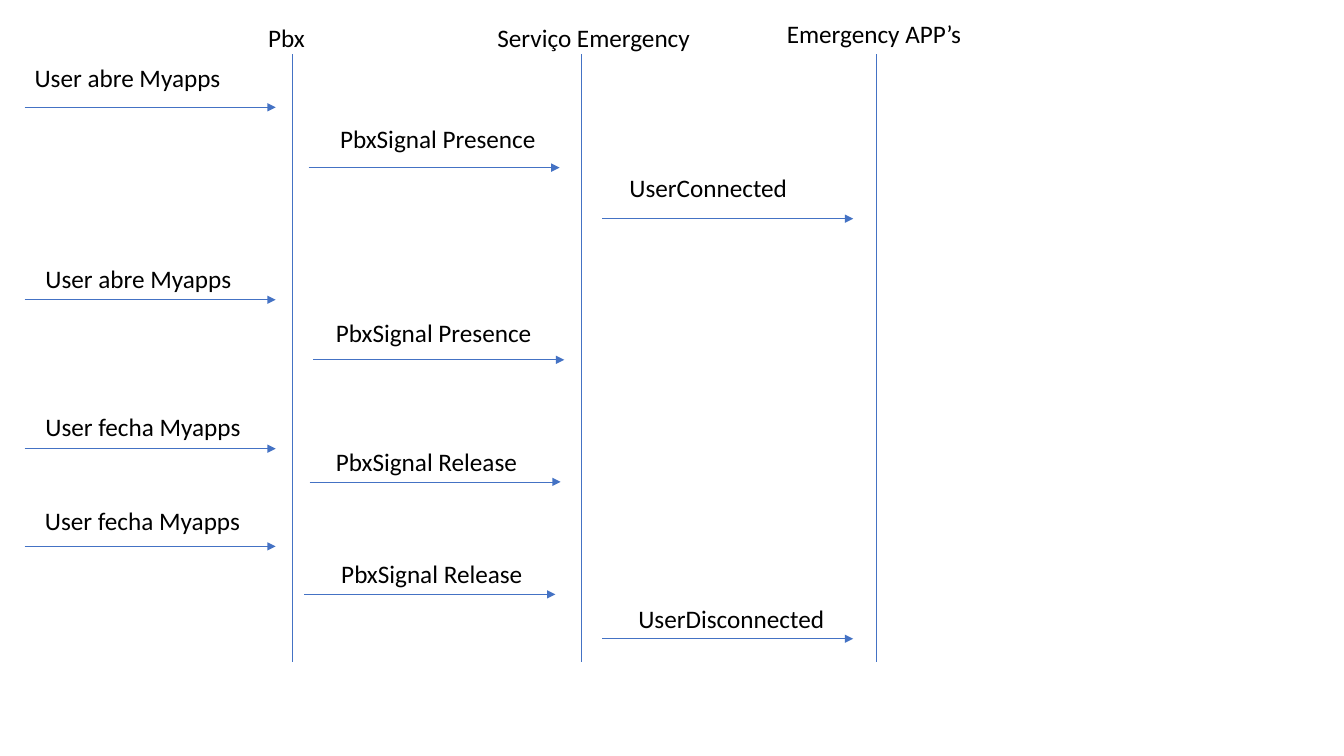
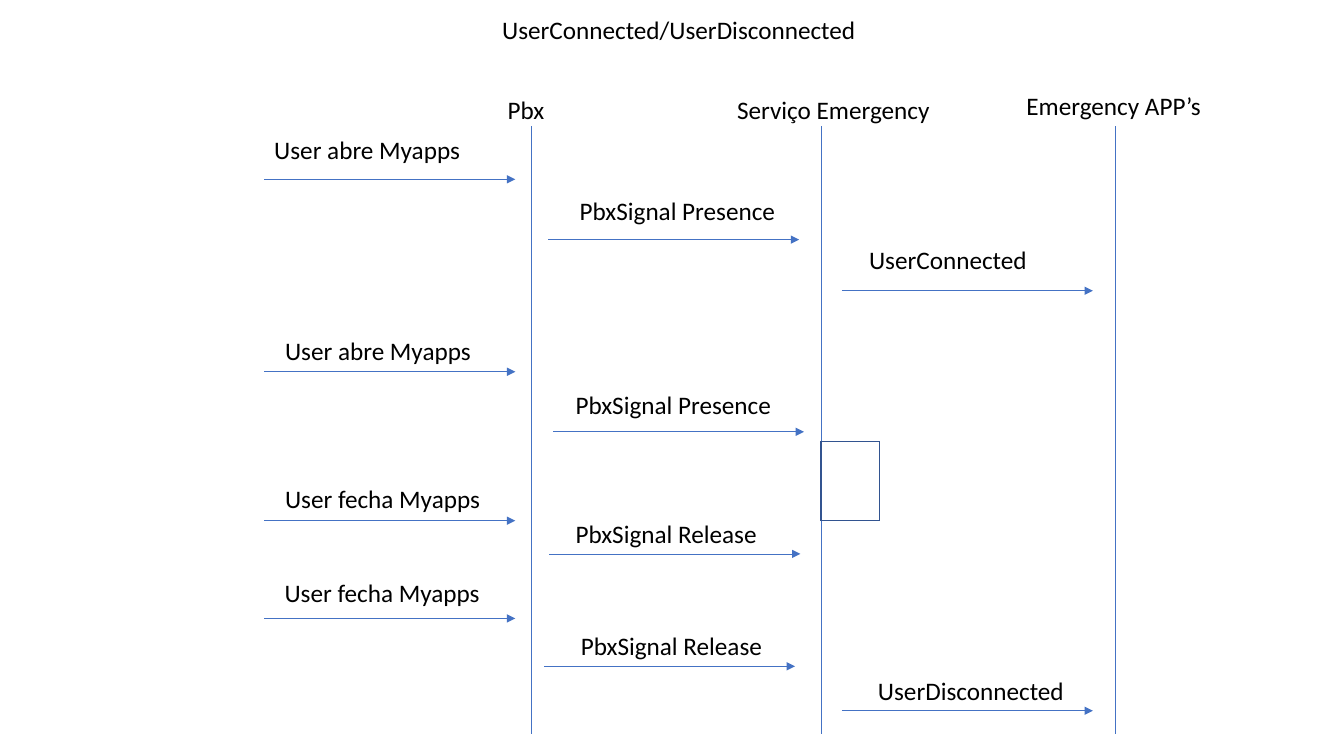
Before and after one commit to daniloevolz/innovaphone, a slide deck: slide 1 of novaalert/Diagrama de Sequência - Sinalização.pptm. Drawn at 1344x756 pixels with LibreOffice and Linux fonts; fonts in the diff are those of the drawing. Boxes give left, top, right and bottom in pixels: in the first picture for what was removed or moved away, otherwise in the second. Text is boxed around its words. In the diff, an @@ line names an element or a change of style, - is before the commit and + after.

```diff
--- a/novaalert/Diagrama de Sequência - Sinalização.pptm
+++ b/novaalert/Diagrama de Sequência - Sinalização.pptm
@@ text added at <box>502,21,855,40</box>, 18 pt, text #000000 @@
+UserConnected/UserDisconnected
@@ rectangle added at <box>822,442,880,521</box>, outline #325491 1 pt @@
@@ 4 arrows, 3 texts, 3 lines: place and size @@
-4 arrows, 3 texts, 3 lines at <box>24,54,876,662</box>
+4 arrows, 3 texts, 3 lines at <box>264,127,1116,735</box>
@@ 10 texts, 6 arrows: place and size @@
-10 texts, 6 arrows at <box>24,25,961,639</box>
+10 texts, 6 arrows at <box>264,97,1201,711</box>
```
Also in this commit, not shown: 2 slides added, 17 other files.
